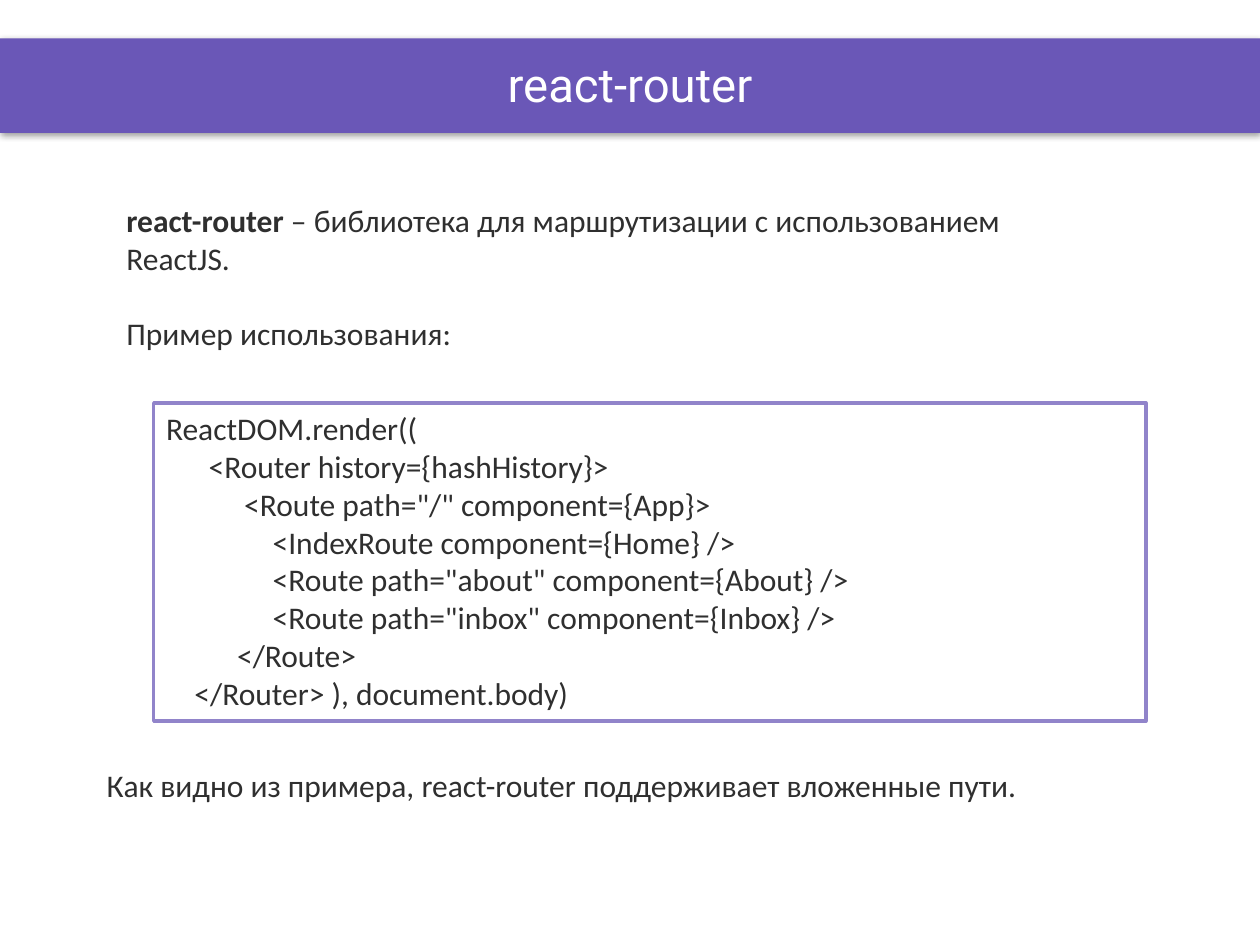
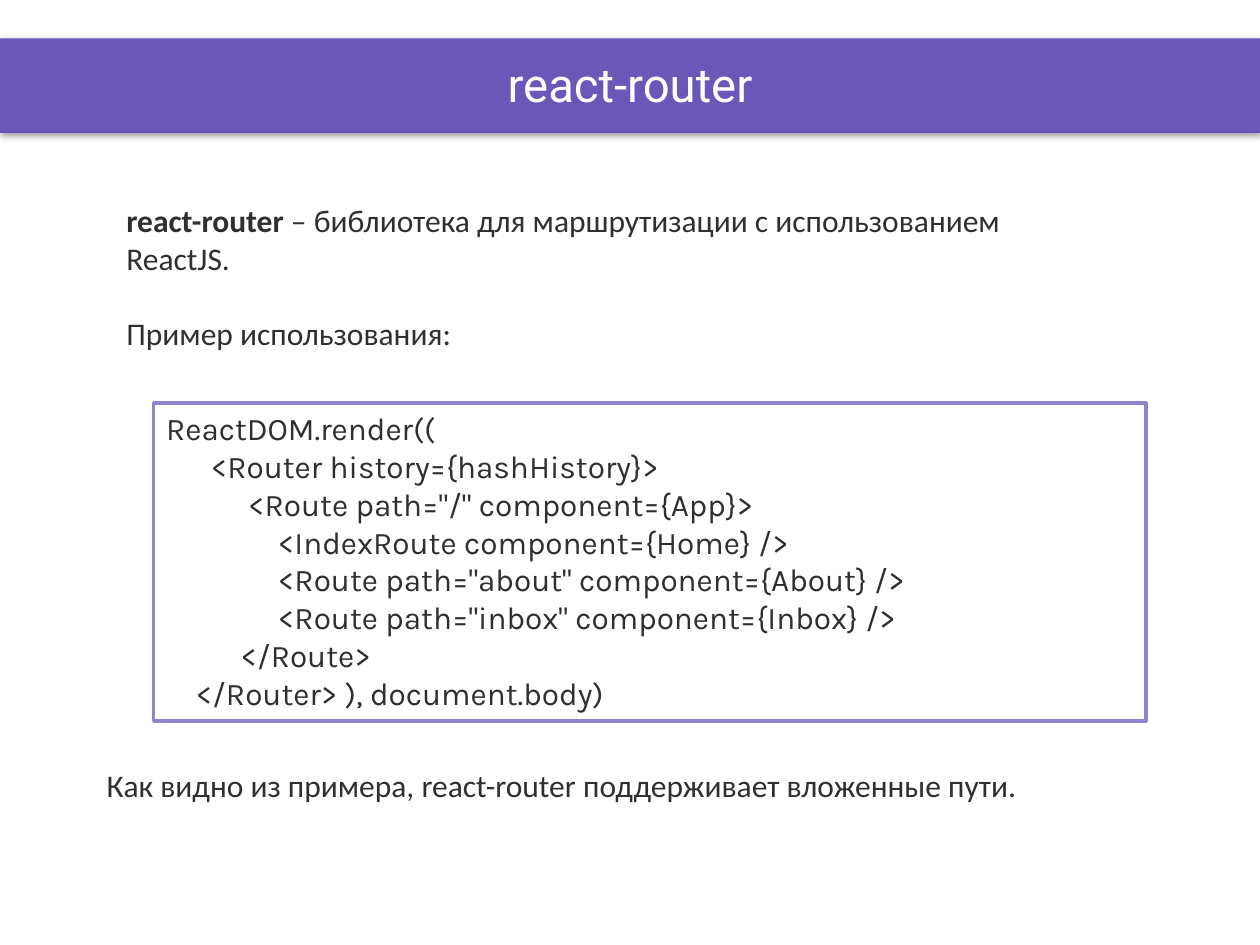
Before and after one commit to DinamickaDevelopment/ignite, a slide deck: slide 2 of ReactJS/lesson_24/Presentation/React_routing.pptx. Drawn at 1260x945 pixels with LibreOffice and Linux fonts; fonts in the diff are those of the drawing; background and template pictures are left out. Boxes give left, top, right and bottom in pixels: in the first picture for what was removed or moved away, otherwise in the second. Text is boxed around its words. In the diff, an @@ line names an element or a change of style, - is before the commit and + after.

```diff
--- a/ReactJS/lesson_24/Presentation/React_routing.pptx
+++ b/ReactJS/lesson_24/Presentation/React_routing.pptx
@@ rectangle "ReactDOM.render((" at (154, 403, 1145, 721): font Calibri to Karla @@
```
Also in this commit, not shown: 2 other slides changed, 49 other files.
